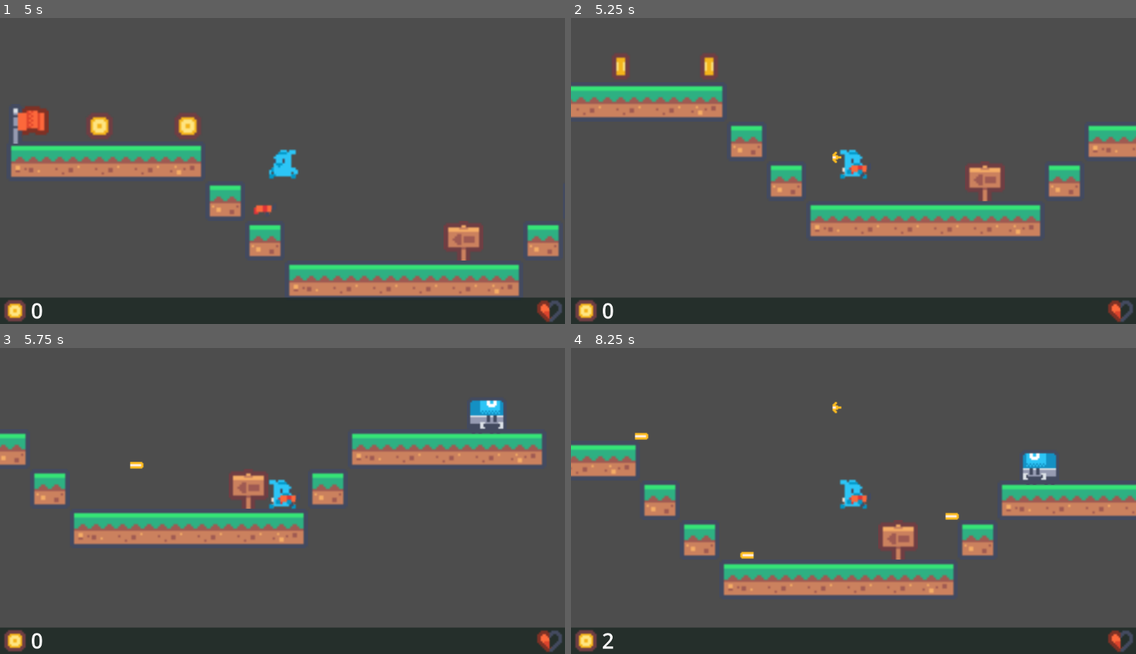
Above: before the commit, frames 1-4 (two rows, left to right).
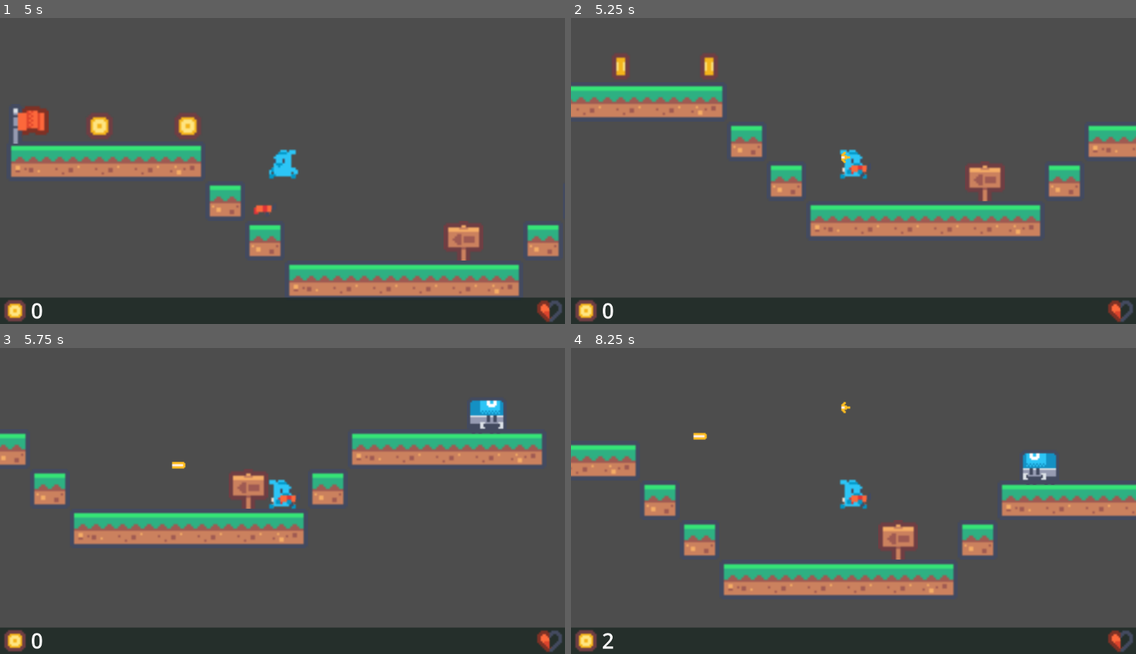
Above: after the commit, the same moments.

Repository: T-oo-T/game-development-final-project
Game: Godot game, scene res://Scenes/main.tscn
Same seed, same stepped clock (60 frames per second), same inputs: the game is played once before the commit and once after it.
Inputs:
- Up to frame 1 (5 s): hold Right (right) 0.53-2.03 s; tap Space (shoot) every 0.75 s from 0.6 to 4.35 s; tap Up (jump) at 0.77, 1.52, 3.02, 3.77, 4.52 s; hold Left (left) 2.03-2.78 s; hold Right (right) 2.78-4.28 s; hold Left (left) from 4.28 s (still down)
- Up to frame 2 (5.25 s): release Left (left) at 5.03 s; hold Right (right) from 5.03 s (still down); tap Space (shoot) at 5.1 s
- Up to frame 3 (5.75 s): keep holding Right (right)
- Up to frame 4 (8.25 s): release Right (right) at 5.78 s; hold Left (left) 5.78-7.28 s; tap Space (shoot) every 0.75 s from 5.85 to 8.1 s; tap Up (jump) at 6.02, 6.77, 7.52 s; hold Right (right) from 7.28 s (still down)

Frame 1 is identical in both runs. In frame 2, less than 0.1% of the frame differs, in the area x 46-50%, y 43-48%; in frame 3, 0.1%; in frame 4, 0.3%, in the area x 11-69%, y 17-69%.

Commit message:
bullet lifetime

Diff:
--- a/Scripts/bullet.gd
+++ b/Scripts/bullet.gd
@@ -1,11 +1,21 @@
 class_name Bullet extends Area2D
 
-const SPEED = 30.0
+const SPEED = 60.0
 
 var facing_right
+var lifetime
 
 func _ready() -> void:
+	lifetime = Timer.new()
+	add_child(lifetime)
+	lifetime.wait_time = 1.0
+	lifetime.one_shot = true
+	lifetime.start()
+	lifetime.timeout.connect(_on_lifetime_end)
 	$AnimatedSprite2D.play("shoot")
+
+func _on_lifetime_end() -> void:
+	queue_free()
 
 func _process(delta: float) -> void:
 	var direction = 1.0 if facing_right else -1.0
